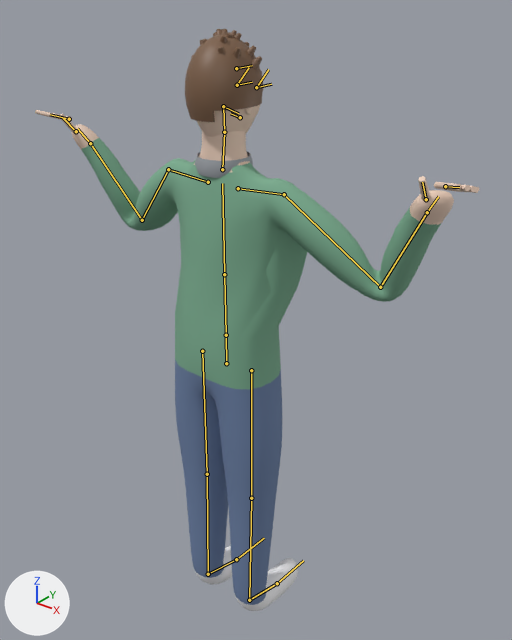
What one commit did to the glTF model characters/eddie.glb.
Rendered twice from a 50 mm camera at (1.155, -1.312, 1.912) aimed at (-0.002, 0.135, 1.015). Lighting does not change. The marker at lower left points along +X, +Y and +Z. The first picture is the older version. Both versions are drawn at frame 0 of the action 'arms_cross'; the numbers are the values there. The bones that change, and the others that lie on the model, are drawn over the model as lines.

Names of what the first picture shows: 'eddie_Mesh'.
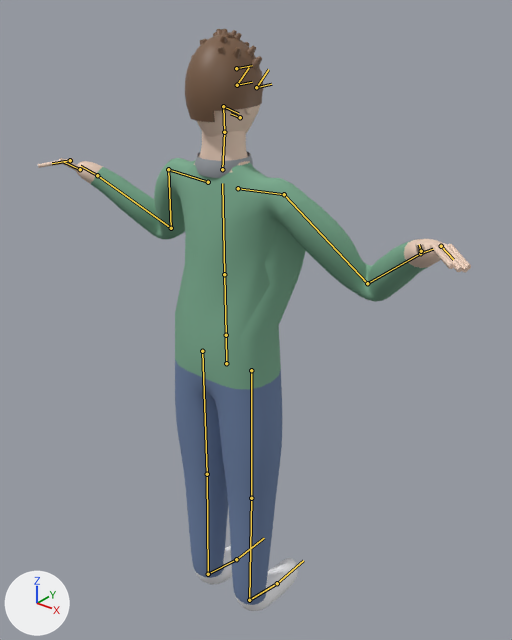
Location of each change, (x1, y1, x2, y2) in pixels of the pictures (512 x 640 px):
'eddie_Mesh', posed
    before: (35, 29, 479, 611)
    after: (38, 29, 471, 611)
bone 'UpperArm.L', root to tip
    before: (168, 169) to (142, 220)
    after: (168, 169) to (171, 228)
bone 'UpperArm.R', root to tip
    before: (284, 194) to (380, 287)
    after: (284, 194) to (367, 283)

Edits to the bpy script that builds the scene:
```text
Change bone_upperarm_l:
    where bone_upperarm_l = bpy.data.objects['Armature'].pose.bones['UpperArm.L']  # child of 'Shoulder.L'
    bone_upperarm_l.rotation_quaternion: (0.832, 0.212, -0.51, -0.052) -> (0.772, 0.141, -0.586, -0.201)  # degrees (46, -56, -33) -> degrees (59, -58, -64)
Change bone_upperarm_r:
    where bone_upperarm_r = bpy.data.objects['Armature'].pose.bones['UpperArm.R']  # child of 'Shoulder.R'
    bone_upperarm_r.rotation_quaternion: (0.832, 0.212, 0.51, 0.052) -> (0.772, 0.141, 0.586, 0.201)  # degrees (46, 56, 33) -> degrees (59, 58, 64)
```
